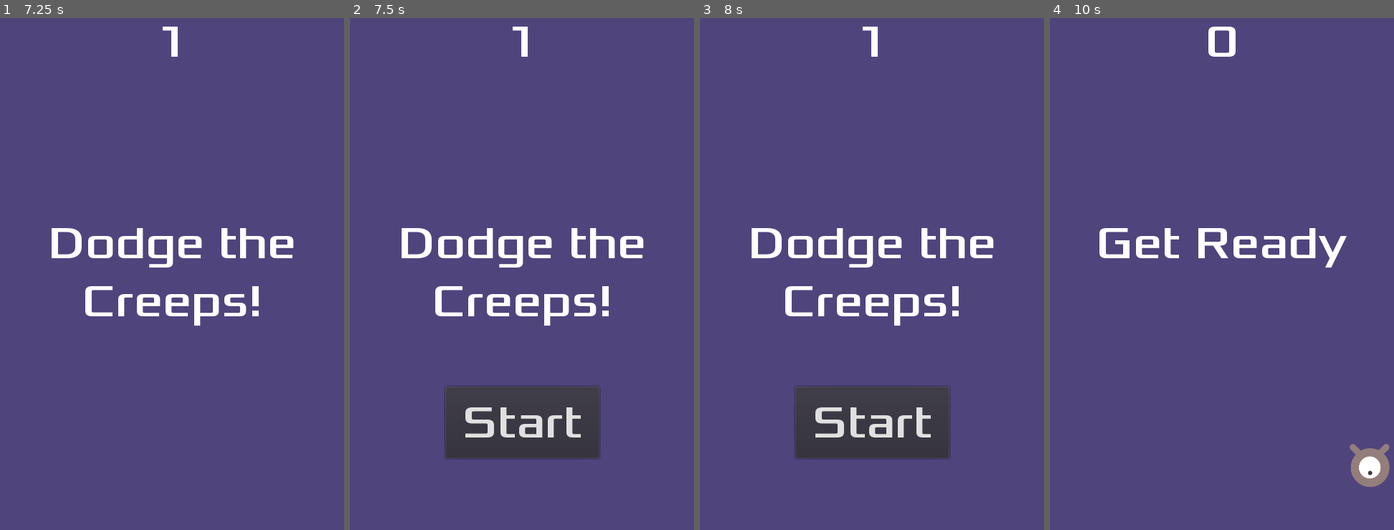
Above: before the commit, frames 1-4 (left to right).
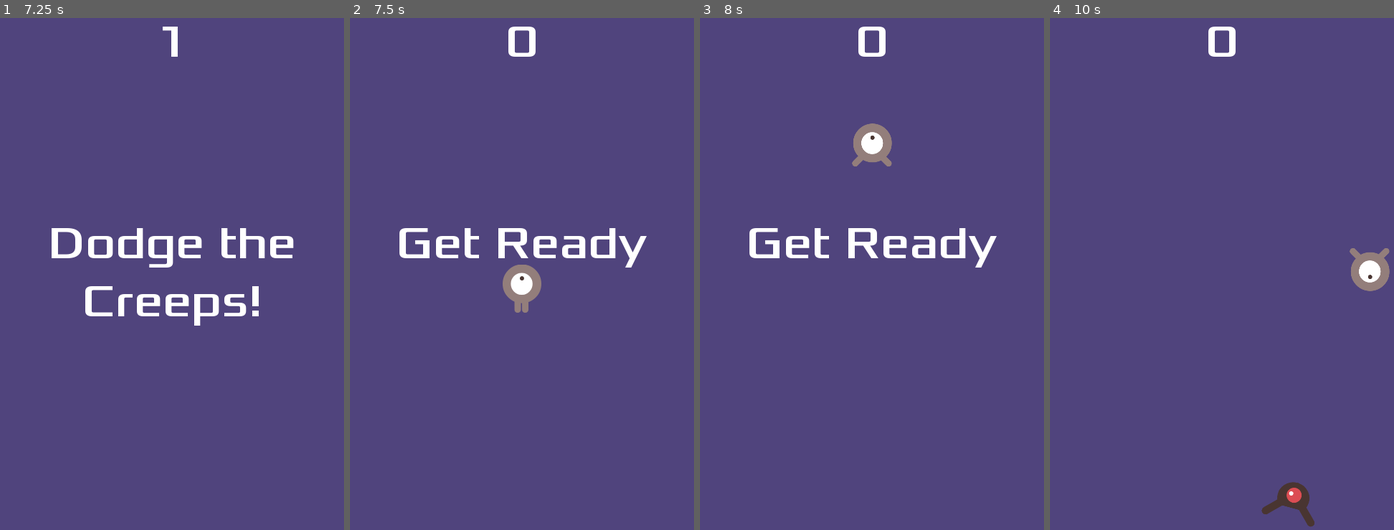
Above: after the commit, the same moments.

Repository: dayton-bobbitt/dodge-the-creeps
Game: Godot game, scene res://Scenes/Main/Main.tscn
Same seed, same stepped clock (60 frames per second), same inputs: the game is played once before the commit and once after it.
Inputs (mouse positions are in pixels of both pictures, inside the frame that each line leads up to):
- Up to frame 1 (7.25 s): click "Start" at 0.5 s; tap Enter at 1.25 s; hold Right (ui_right) 1.28-2.03 s; hold Down (ui_down) 2.03-2.78 s; hold Right (ui_right) 2.78-3.53 s; hold Up (ui_up) 3.53-4.28 s; hold Left (ui_left) 4.28-5.78 s; hold Down (ui_down) 5.78-6.53 s; hold Right (ui_right) from 6.53 s (still down)
- Up to frame 2 (7.5 s): tap Space at 7.25 s; release Right (ui_right) at 7.28 s; hold Up (ui_up) from 7.28 s (still down)
- Up to frame 3 (8 s): keep holding Up (ui_up)
- Up to frame 4 (10 s): release Up (ui_up) at 8 s; click (1222, 422) at 8 s, where only the run before the commit has a clickable "Start"; tap Enter at 8.75 s; hold Right (ui_right) 8.78-9.53 s; hold Down (ui_down) from 9.53 s (still down)

Frame 1 is identical in both runs. In frame 2, 10% of the frame differs, in the area x 14-87%, y 1-87%; in frame 3, 10%; in frame 4, 3.8%.

Commit message:
feat: music and sounds

Diff:
--- a/Scenes/HUD/HUD.tscn
+++ b/Scenes/HUD/HUD.tscn
@@ -14,6 +14,12 @@
 [sub_resource type="DynamicFont" id=3]
 size = 64
 font_data = ExtResource( 1 )
+
+[sub_resource type="InputEventAction" id=4]
+action = "ui_select"
+
+[sub_resource type="ShortCut" id=5]
+shortcut = SubResource( 4 )
 
 [node name="HUD" type="CanvasLayer"]
 script = ExtResource( 2 )
@@ -52,6 +58,7 @@
 margin_right = 107.5
 margin_bottom = -100.0
 custom_fonts/font = SubResource( 3 )
+shortcut = SubResource( 5 )
 text = "Start"
 __meta__ = {
 "_edit_use_anchors_": false
--- a/Scenes/Main/Main.gd
+++ b/Scenes/Main/Main.gd
@@ -12,12 +12,15 @@
 	$ScoreTimer.stop()
 	$MobTimer.stop()
 	$HUD.show_game_over()
+	$Music.stop()
+	$DeathSound.play()
 
 
 func new_game():
 	score = 0
 	$HUD.update_score(score)
 	$HUD.show_message("Get Ready")
+	$Music.play()
 	$Player.start($StartPosition.position)
 	$StartTimer.start()
 
--- a/Scenes/Main/Main.tscn
+++ b/Scenes/Main/Main.tscn
@@ -1,9 +1,11 @@
-[gd_scene load_steps=6 format=2]
+[gd_scene load_steps=8 format=2]
 
 [ext_resource path="res://Scenes/Main/Main.gd" type="Script" id=1]
 [ext_resource path="res://Scenes/Player/Player.tscn" type="PackedScene" id=2]
 [ext_resource path="res://Scenes/Mob/Mob.tscn" type="PackedScene" id=3]
 [ext_resource path="res://Scenes/HUD/HUD.tscn" type="PackedScene" id=4]
+[ext_resource path="res://art/gameover.wav" type="AudioStream" id=5]
+[ext_resource path="res://art/House In a Forest Loop.ogg" type="AudioStream" id=6]
 
 [sub_resource type="Curve2D" id=1]
 _data = {
@@ -42,6 +44,12 @@
 [node name="MobSpawnLocation" type="PathFollow2D" parent="MobPath"]
 
 [node name="HUD" parent="." instance=ExtResource( 4 )]
+
+[node name="Music" type="AudioStreamPlayer" parent="."]
+stream = ExtResource( 6 )
+
+[node name="DeathSound" type="AudioStreamPlayer" parent="."]
+stream = ExtResource( 5 )
 [connection signal="hit" from="Player" to="." method="game_over"]
 [connection signal="timeout" from="MobTimer" to="." method="_spawn_mob"]
 [connection signal="timeout" from="ScoreTimer" to="." method="_update_score"]
Not shown: 1 places in Scenes/HUD/HUD.tscn that only renumber resources
